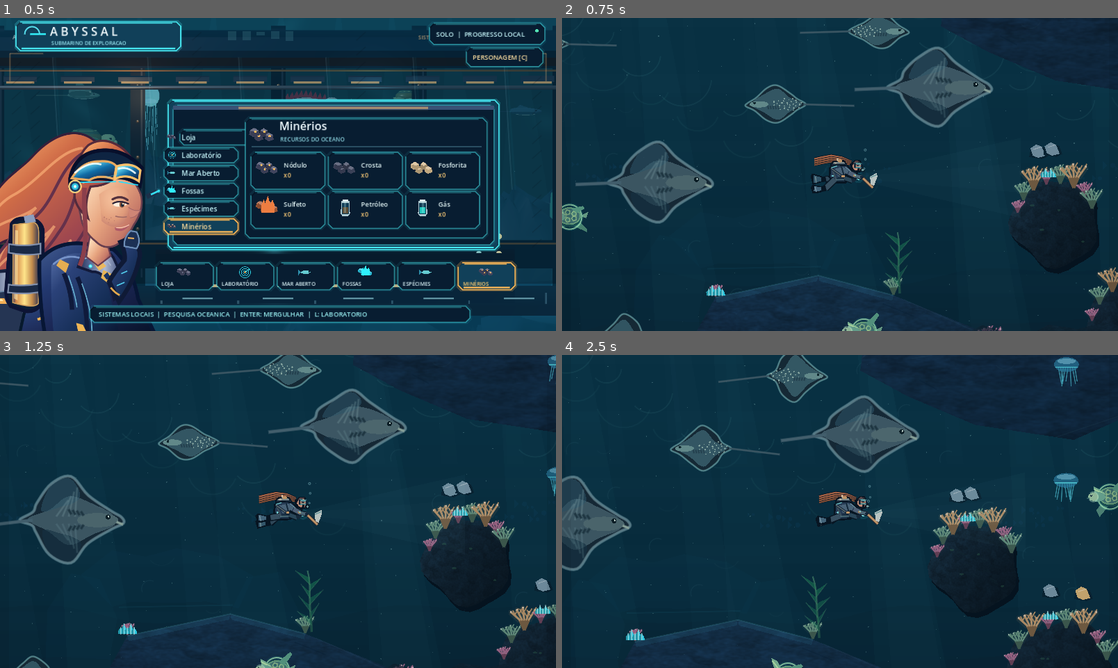
Above: before the commit, frames 1-4 (two rows, left to right).
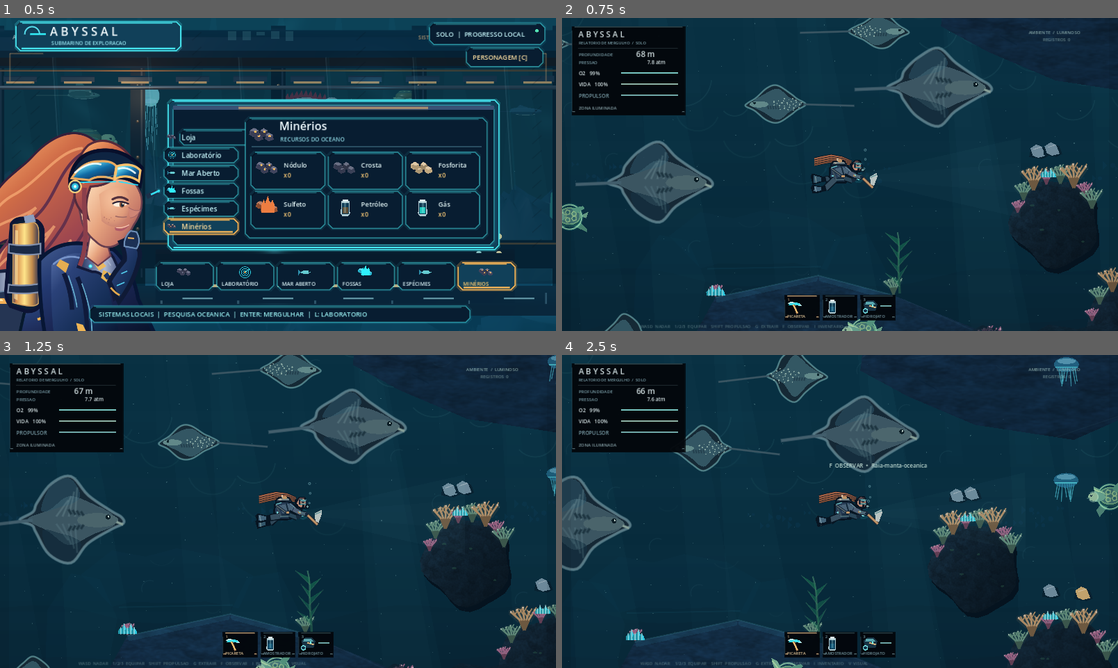
Above: after the commit, the same moments.

Repository: Esaneto/Abyssal-Godot
Game: Godot game, scene res://scenes/main.tscn
The game is run twice, just before and just after one commit, with the same random seed, the same clock (stepped at 60 frames per second) and the same inputs.
Inputs (mouse positions are in pixels of both pictures, inside the frame that each line leads up to):
- Up to frame 1 (0.5 s): no input
- Up to frame 2 (0.75 s): tap Enter at 0.5 s; move the mouse to (962, 158) at 0.52 s; hold D (move_right) from 0.53 s (still down); hold Shift (boost) from 0.53 s (still down); click (962, 158) at 0.67 s
- Up to frame 3 (1.25 s): keep holding D (move_right); keep holding Shift (boost); tap Space at 0.77, 1.07 s
- Up to frame 4 (2.5 s): release D (move_right) at 1.25 s; release Shift (boost) at 1.25 s; drag from (728, 527) to (812, 574) at 1.27 s; move the mouse to (895, 442) at 2.02 s; hold D (move_right) from 2.03 s (still down); tap C at 2.1 s

Frame 1 is identical in both runs. In frame 2, 7.3% of the frame differs, in the area x 1-94%, y 2-100%; in frame 3, 7.3%; in frame 4, 7.5%.
Error before the commit: Parse Error: Cannot infer the type of "sx" variable because the value doesn't have a set type. (res://scripts/abyss_hud_immersive.gd:21)

Commit message:
Fix Godot 4.7 GDScript typed local inference in immersive instrument HUD

Diff:
--- a/scripts/abyss_hud_immersive.gd
+++ b/scripts/abyss_hud_immersive.gd
@@ -18,7 +18,7 @@
 	c.draw_line(rect.position+Vector2(1,12),rect.position+Vector2(1,rect.size.y-9),
 		Color(0.19,0.31,0.37,0.54),1.0,true)
 	for sign in [0.0,1.0]:
-		var sx := rect.position.x+(8 if sign==0 else rect.size.x-8)
+		var sx: float = rect.position.x+(8.0 if sign==0.0 else rect.size.x-8.0)
 		c.draw_line(Vector2(sx,rect.position.y+rect.size.y-9),
 			Vector2(sx+(-5 if sign==0 else 5),rect.position.y+rect.size.y-9),
 			BRASS if chosen else MUTED.darkened(0.35),1.3,true)
@@ -80,7 +80,7 @@
 	for index in range(3):
 		var name: String = TOOLS[index]
 		var left := base+Vector2(float(index)*(slot_width+slot_gap),0)
-		var active := progress != null and progress.selected_tool()==name
+		var active: bool = progress != null and progress.selected_tool()==name
 		_frame(c,Rect2(left,Vector2(slot_width,64.0)),active)
 		UI.item(c,name,left+Vector2(25,29),0.76)
 		UI.caption(c,str(index+1),left+Vector2(7,15),10,BRASS if active else MUTED)
